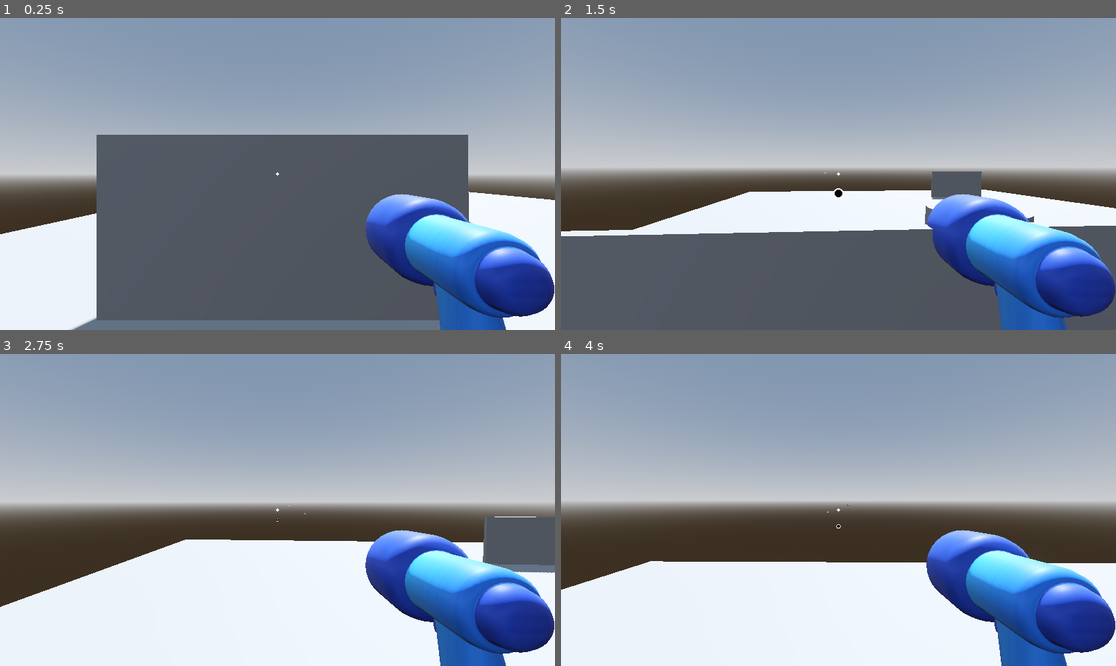
Above: before the commit, frames 1-4 (two rows, left to right).
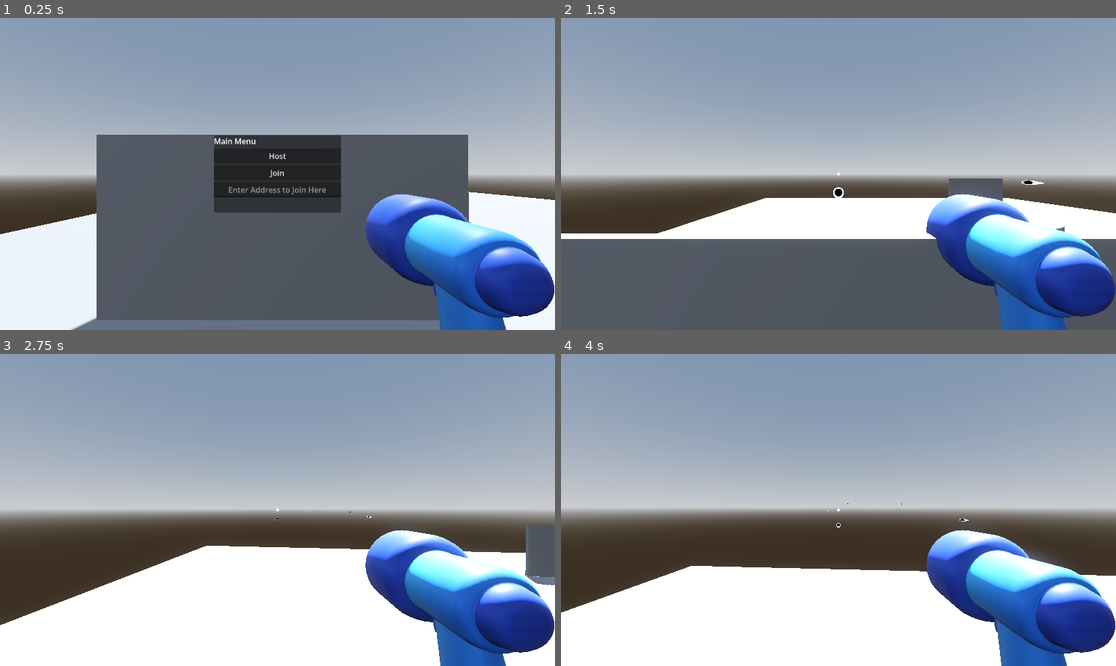
Above: after the commit, the same moments.

Repository: SoanGlengan/3dgame
Game: Godot game, scene res://game.tscn
Two runs of this game, one before a commit and one after it. Both use one fixed random seed, a clock stepped at 60 frames per second and the inputs below.
Inputs (mouse positions are in pixels of both pictures, inside the frame that each line leads up to):
- Up to frame 1 (0.25 s): no input
- Up to frame 2 (1.5 s): click (838, 155) at 0.5 s, where only the run after the commit has a clickable "Host"; tap Enter (ui_accept) at 1.25 s; move the mouse to (866, 174) at 1.27 s; hold W (forward) from 1.28 s (still down); click (866, 174) at 1.35 s
- Up to frame 3 (2.75 s): keep holding W (forward); tap Enter (ui_accept) at 1.52, 2.27 s; move the mouse to (249, 510) at 2.02 s; click (249, 510) at 2.1 s
- Up to frame 4 (4 s): keep holding W (forward); move the mouse to (849, 503) at 2.77 s; click (849, 503) at 2.85 s; move the mouse to (832, 516) at 3.52 s; click (832, 516) at 3.6 s; tap Enter (ui_accept) at 3.77 s

The runs differ from the first frame. In frame 1, 5.6% of the frame differs, in the area x 38-62%, y 37-63%; in frame 2, 12%; in frame 3, 13%, in the area x 0-100%, y 47-100%; in frame 4, 12%.

Commit message:
multiplayer start

Diff:
--- /dev/null
+++ b/game.gd
@@ -0,0 +1,25 @@
+extends Node3D
+
+@onready var main_menu = $CanvasLayer/MainMenu
+@onready var address_entry = $CanvasLayer/MainMenu/MarginContainer/VBoxContainer/AddressEntry
+
+const Player = preload("res://character.tscn")
+const PORT = 69420
+var enet_peer = ENetMultiplayerPeer.new()
+
+func _on_host_button_pressed() -> void:
+	main_menu.hide()
+
+	enet_peer.create_server(PORT)
+	multiplayer.multiplayer_peer = enet_peer
+
+	add_player(multiplayer.get_unique_id())
+
+
+func _on_join_button_pressed() -> void:
+	pass # Replace with function body.
+
+func add_player(peer_id):
+	var player = Player.instantiate()
+	player.name = str(peer_id)
+	add_child(player)
--- a/game.tscn
+++ b/game.tscn
@@ -1,8 +1,10 @@
 [gd_scene format=3 uid="uid://uerkgwaxa1ei"]
 
 [ext_resource type="PackedScene" uid="uid://b0gwny3ohfud8" path="res://character.tscn" id="1_80nbo"]
+[ext_resource type="Script" uid="uid://m75rq42drvdj" path="res://game.gd" id="1_e2o6t"]
 
 [node name="game" type="Node3D" unique_id=1551873215]
+script = ExtResource("1_e2o6t")
 
 [node name="CSGBox3D" type="CSGBox3D" parent="." unique_id=2101766571]
 transform = Transform3D(1, 0, 0, 0, 1, 0, 0, 0, 1, -3.989571, -0.0005002022, -4.0470057)
@@ -25,3 +27,42 @@
 radius = 1.5
 height = 1.0
 sides = 64
+
+[node name="CanvasLayer" type="CanvasLayer" parent="." unique_id=2051602868]
+
+[node name="MainMenu" type="PanelContainer" parent="CanvasLayer" unique_id=696198466]
+anchors_preset = 15
+anchor_right = 1.0
+anchor_bottom = 1.0
+offset_left = 444.0
+offset_top = 244.0
+offset_right = -444.0
+offset_bottom = -244.0
+grow_horizontal = 2
+grow_vertical = 2
+
+[node name="MarginContainer" type="MarginContainer" parent="CanvasLayer/MainMenu" unique_id=1774181192]
+layout_mode = 2
+
+[node name="VBoxContainer" type="VBoxContainer" parent="CanvasLayer/MainMenu/MarginContainer" unique_id=1927689551]
+layout_mode = 2
+
+[node name="Label" type="Label" parent="CanvasLayer/MainMenu/MarginContainer/VBoxContainer" unique_id=562264613]
+layout_mode = 2
+text = "Main Menu"
+
+[node name="HostButton" type="Button" parent="CanvasLayer/MainMenu/MarginContainer/VBoxContainer" unique_id=1601019957]
+layout_mode = 2
+text = "Host"
+
+[node name="JoinButton" type="Button" parent="CanvasLayer/MainMenu/MarginContainer/VBoxContainer" unique_id=1287801766]
+layout_mode = 2
+text = "Join"
+
+[node name="AddressEntry" type="LineEdit" parent="CanvasLayer/MainMenu/MarginContainer/VBoxContainer" unique_id=1525482230]
+layout_mode = 2
+placeholder_text = "Enter Address to Join Here"
+alignment = 1
+
+[connection signal="pressed" from="CanvasLayer/MainMenu/MarginContainer/VBoxContainer/HostButton" to="." method="_on_host_button_pressed"]
+[connection signal="pressed" from="CanvasLayer/MainMenu/MarginContainer/VBoxContainer/JoinButton" to="." method="_on_join_button_pressed"]
--- /dev/null
+++ b/multiplayer_spawner.gd
@@ -0,0 +1,14 @@
+extends MultiplayerSpawner
+
+@export var network_player: PackedScene
+
+func _ready() -> void:
+	multiplayer.peer_connected.connect(spawn_player)
+
+func spawn_player(id: int) -> void:
+	if !multiplayer.is_server(): return
+
+	var player: Node = network_player.instantiate()
+	player.name = str(id)
+
+	get_node(spawn_path).call_deferred("add_child", player)
--- a/project.godot
+++ b/project.godot
@@ -18,6 +18,10 @@
 run/main_scene="uid://uerkgwaxa1ei"
 config/features=PackedStringArray("4.6", "Forward Plus")
 config/icon="res://icon.svg"
+
+[autoload]
+
+Handler="*uid://bqh07uirc2l64"
 
 [editor_plugins]
 
Not shown, added: game.gd.uid
Not shown, added: multiplayer_spawner.gd.uid
